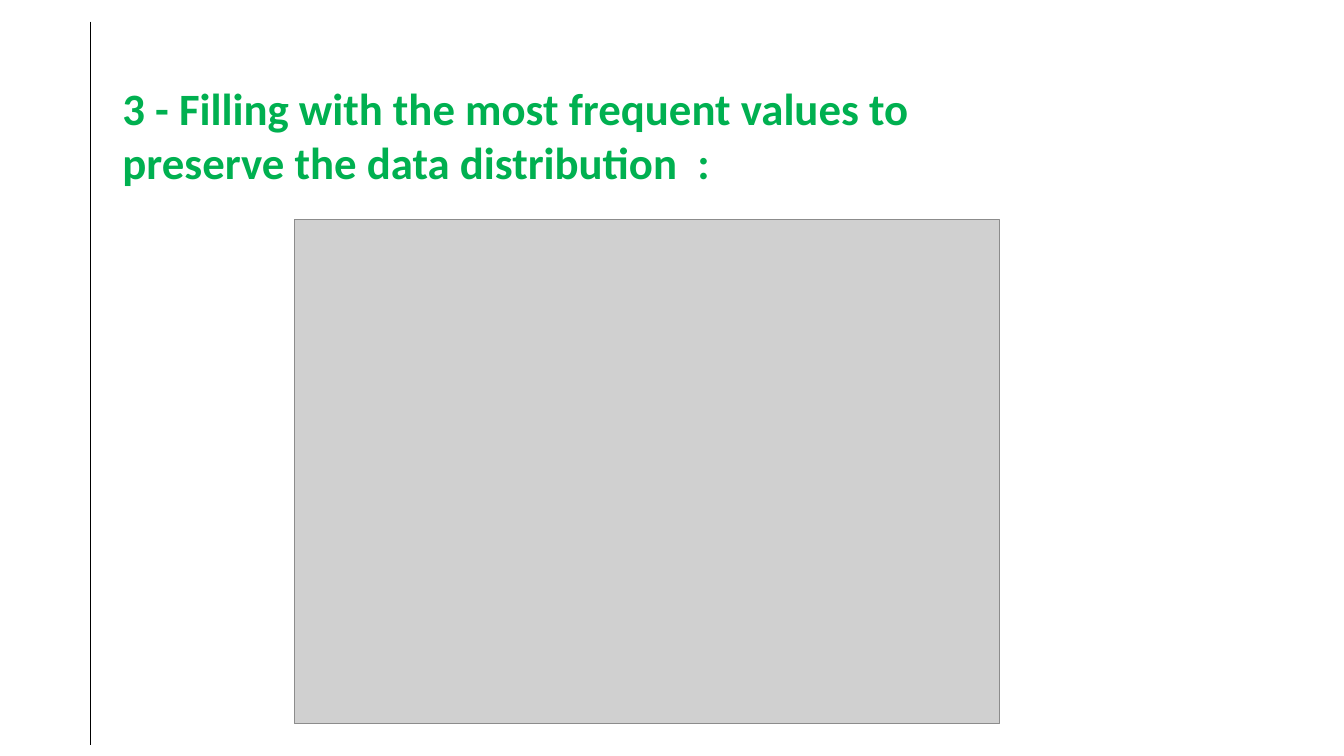
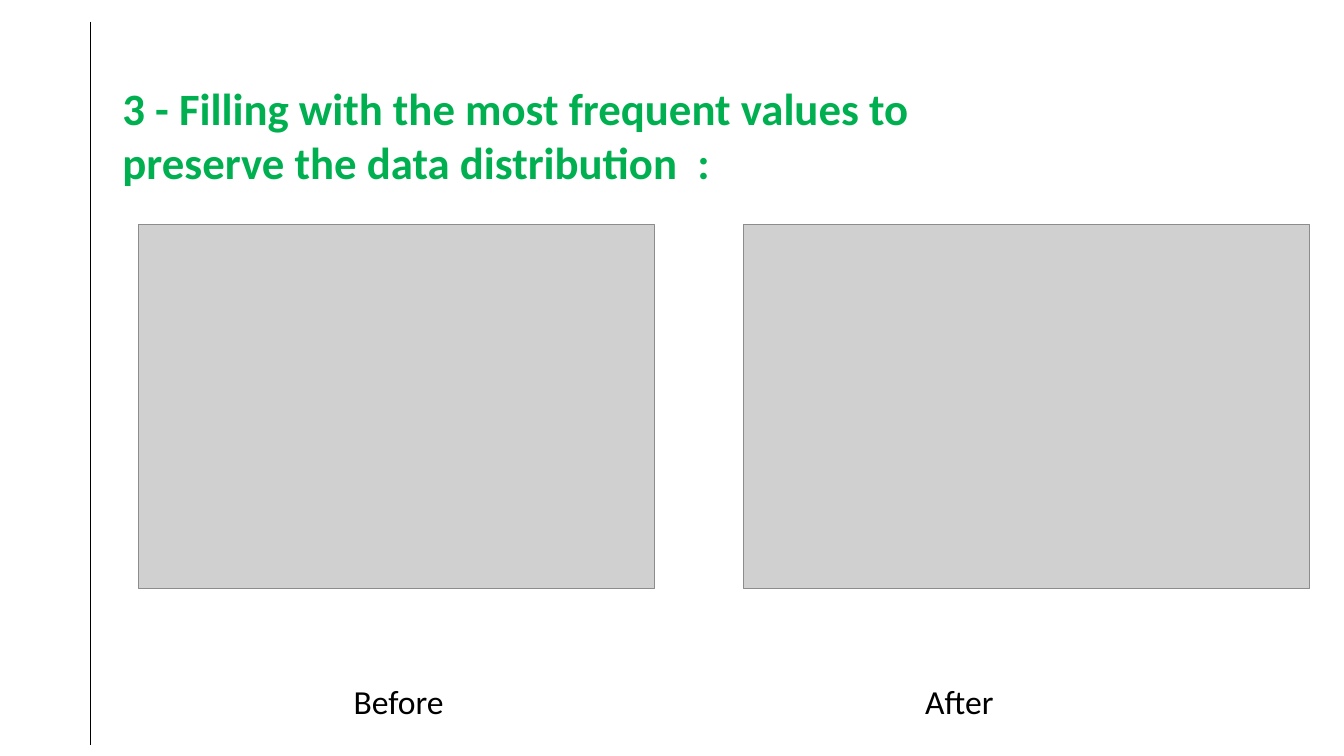
Before and after one commit to SmidaMohamedTaher/eda-task, a slide deck: slide 11 of Presentation1.pptx. Drawn at 1344x756 pixels with LibreOffice and Linux fonts; fonts in the diff are those of the drawing; grey boxes stand for pictures. Boxes give left, top, right and bottom in pixels: in the first picture for what was removed or moved away, otherwise in the second. Text is boxed around its words. In the diff, an @@ line names an element or a change of style, - is before the commit and + after.

```diff
--- a/Presentation1.pptx
+++ b/Presentation1.pptx
@@ picture: place and size @@
-picture at (294,220,1000,724)
+picture at (139,224,655,588)
@@ picture added at (744,224,1311,588) @@
@@ text added at (354,691,444,715), 24 pt, text #000000 @@
+Before
@@ text added at (925,691,993,715), 24 pt, text #000000 @@
+After
```
Also in this commit, not shown: 3 other slides changed.
